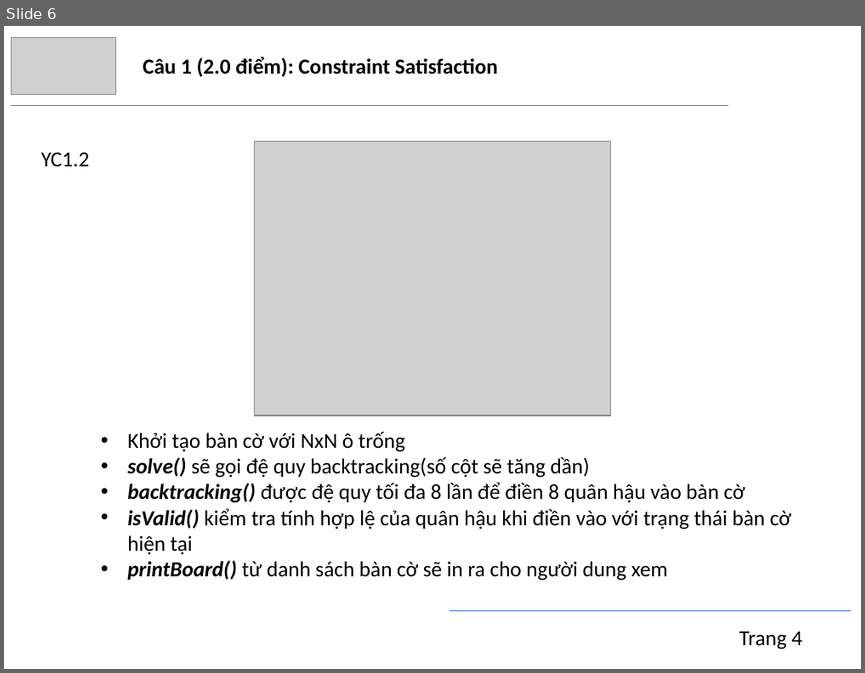
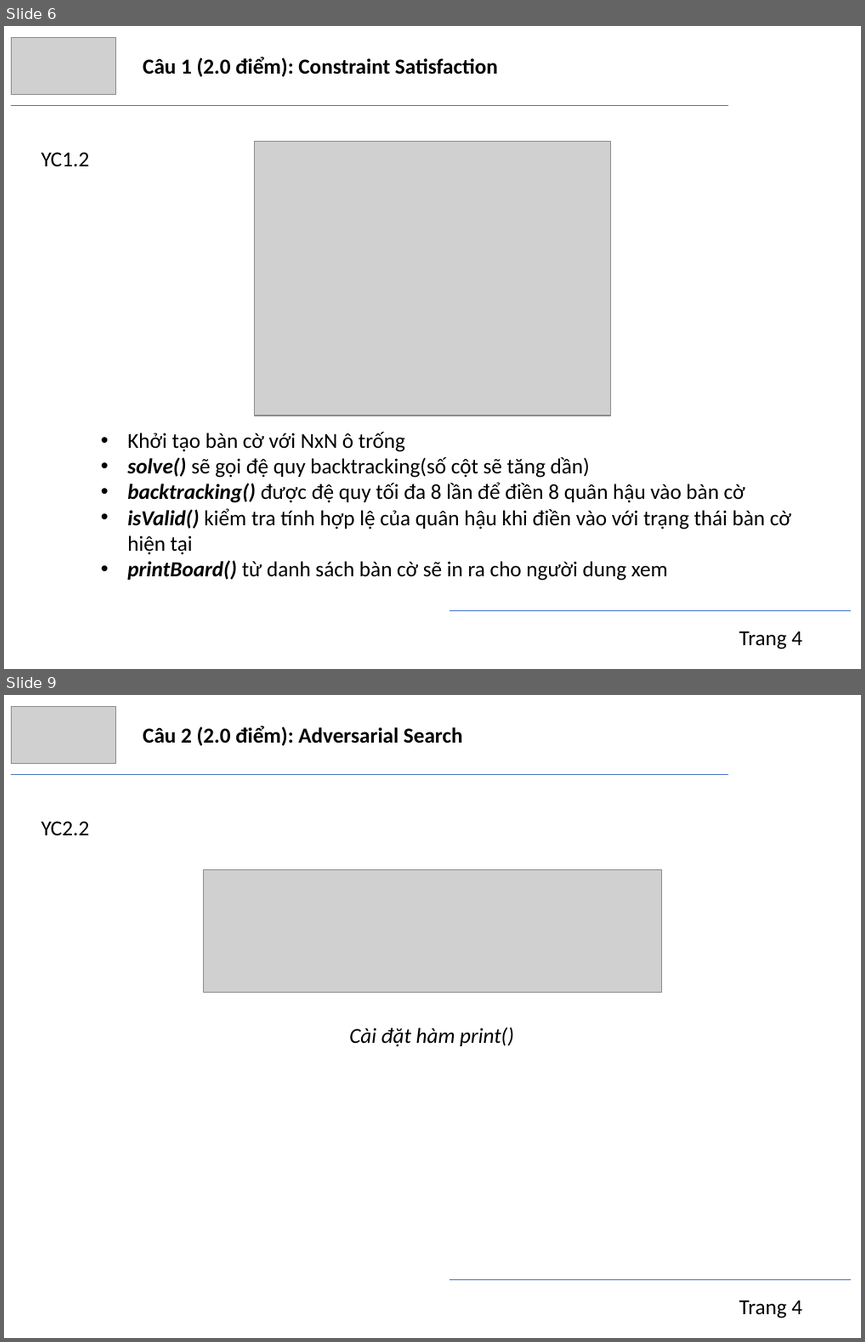
Before and after one commit to trngbro/AI, a slide deck: present/final/presentation.pptx. Shown one above the other, each under a label of ours: slide 6 before the commit, slides 6 and 9 after it; the slides between them are not shown. The pictures are 865x673 and 865x1342 pixels, drawn with LibreOffice and Linux fonts; fonts in the diff are those of the drawing; grey boxes stand for pictures. Boxes give left, top, right and bottom in pixels: in the first picture for what was removed or moved away, otherwise in the second. Text is boxed around its words. In the diff, an @@ line names an element or a change of style, - is before the commit and + after.

Commit message:
final present v1
Chưa chỉnh số trang, chưa cập nhật phân chia công việc

```diff
--- a/present/final/presentation.pptx
+++ b/present/final/presentation.pptx
@@ slide 9 added at (4,695,861,1338), background #FFFFFF @@
@@ picture added at (11,706,115,764) @@
@@ text added at (143,726,463,746), 18 pt, text #000000, bold @@
+Câu 2 (2.0 điểm): Adversarial Search
@@ line added from (11, 775) to (728, 775), #4472C4 0.5 pt @@
@@ text added at (41,821,90,835), 18 pt, text #000000 @@
+YC2.2
@@ picture added at (204,870,661,992) @@
@@ text added at (349,1027,514,1047), 18 pt, text #000000, italic @@
+Cài đặt hàm print()
@@ line added from (449, 1279) to (851, 1279), #4472C4 0.5 pt @@
@@ text added at (739,1299,802,1318), 18 pt, text #000000 @@
+Trang 4
```
Also in this commit, not shown: 15 other slides added, 2 other files.
